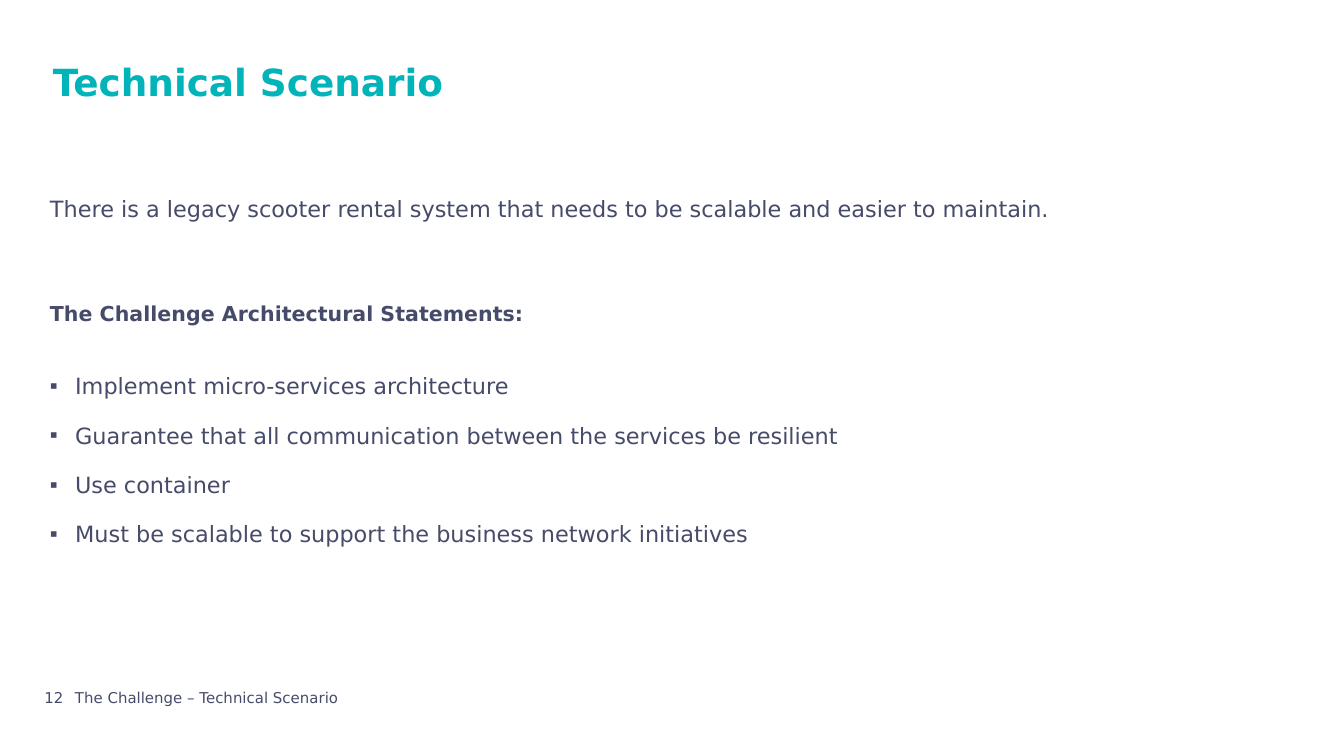
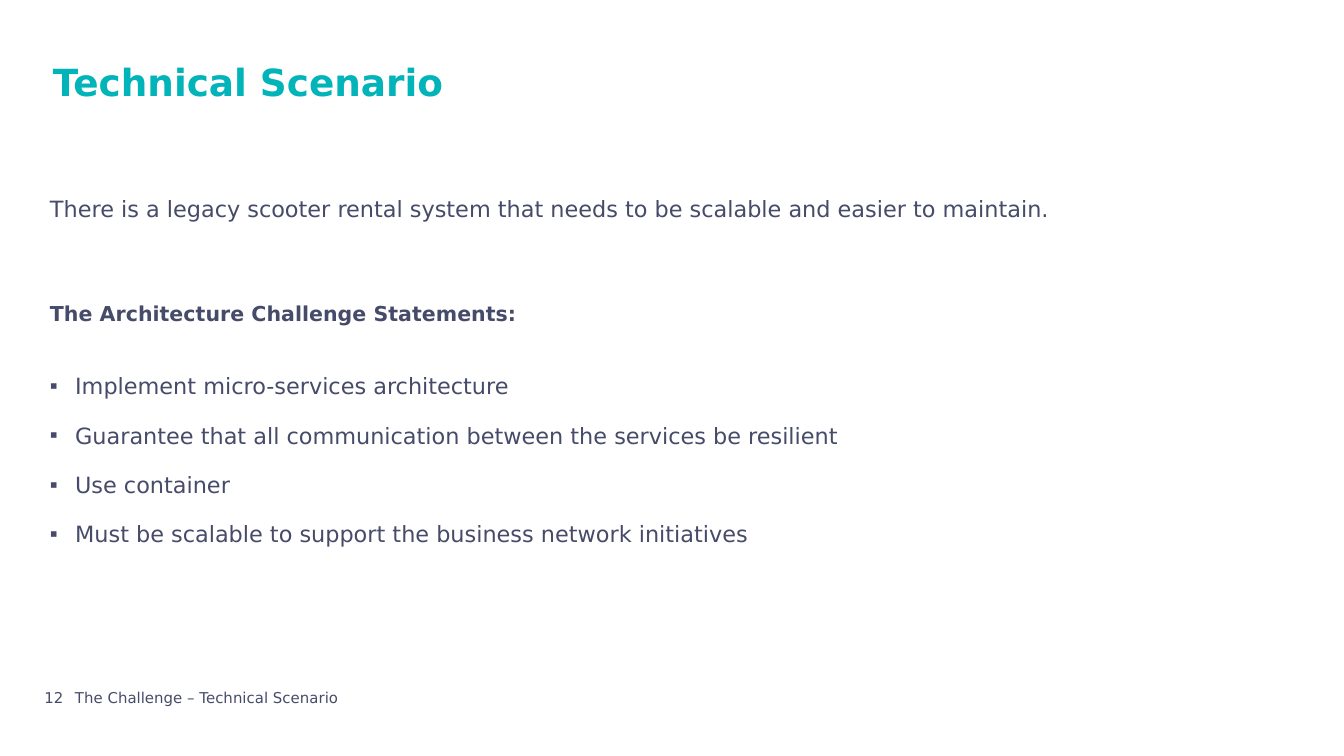
Before and after one commit to andreraica/ScooterRental, a slide deck: slide 12 of documentation/Presentation.pptx. Drawn at 1344x756 pixels with LibreOffice and Linux fonts; fonts in the diff are those of the drawing; background and template pictures are left out. Boxes give left, top, right and bottom in pixels: in the first picture for what was removed or moved away, otherwise in the second. Text is boxed around its words. In the diff, an @@ line names an element or a change of style, - is before the commit and + after.

```diff
--- a/documentation/Presentation.pptx
+++ b/documentation/Presentation.pptx
@@ text at [50,305,517,326]: text changed @@
-The Challenge Architectural Statements:
+The Architecture Challenge Statements:
```
Also in this commit, not shown: 17 other slides changed, 4 slides added, 31 other files.
